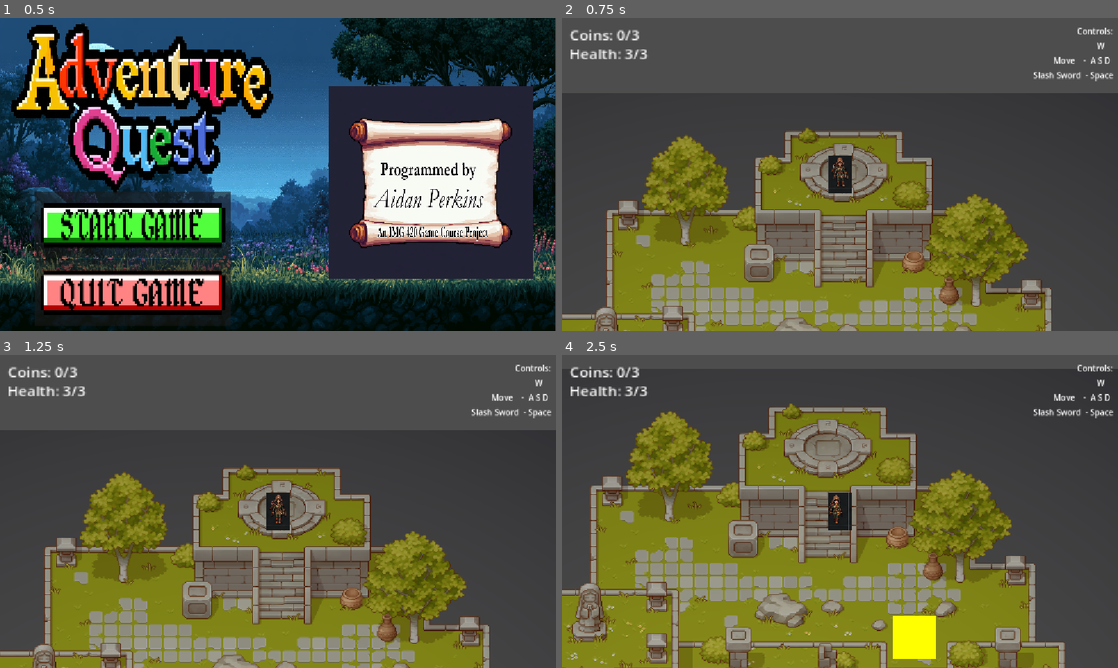
Above: before the commit, frames 1-4 (two rows, left to right).
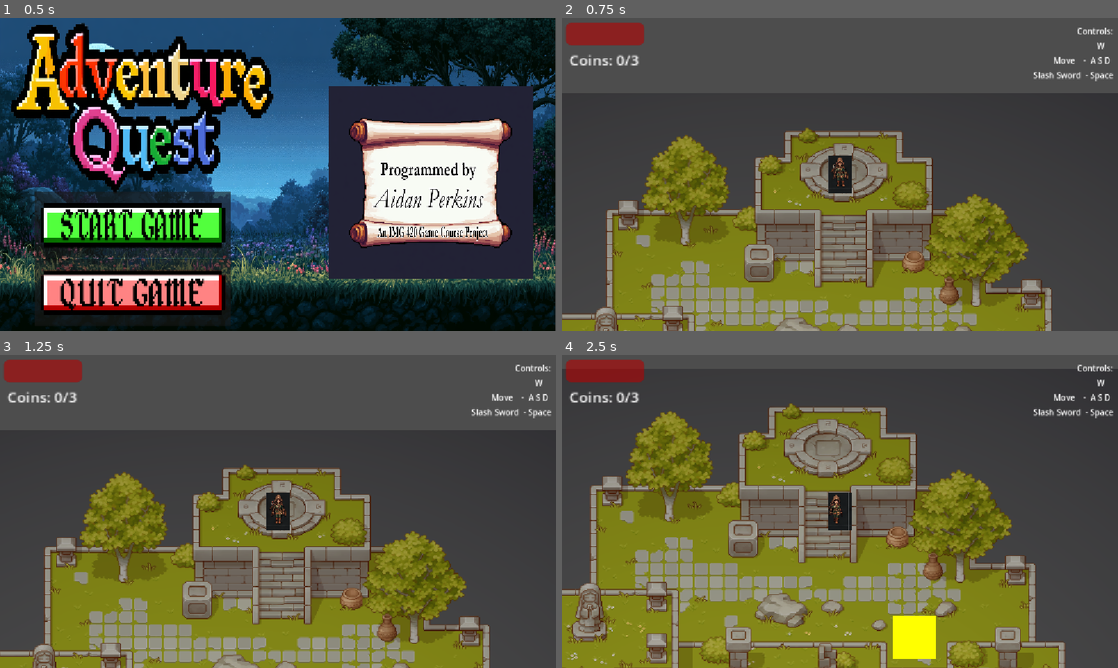
Above: after the commit, the same moments.

Repository: Saurolyn/2DPlatformerFantasyAdventureGame
Game: Godot game, scene res://scenes/MainMenu.tscn
Same seed, same stepped clock (60 frames per second), same inputs: the game is played once before the commit and once after it. Sound files missing from this copy of the repository are replaced by a short silence.
Inputs (mouse positions are in pixels of both pictures, inside the frame that each line leads up to):
- Up to frame 1 (0.5 s): no input
- Up to frame 2 (0.75 s): click (695, 224) at 0.5 s
- Up to frame 3 (1.25 s): no input
- Up to frame 4 (2.5 s): hold D (move_right) 1.28-2.03 s; tap Space (action_attack) at 1.35 s; hold S (move_down) from 2.03 s (still down); tap H (action_hit) at 2.1 s

Frame 1 is identical in both runs. In frame 2, 1.4% of the frame differs, in the area x 0-16%, y 1-16%; in frame 3, 1.4%; in frame 4, 1.5%.

Commit message:
Add files via upload

Diff:
--- a/project.godot
+++ b/project.godot
@@ -22,6 +22,10 @@
 
 window/stretch/mode="canvas_items"
 window/stretch/aspect="expand"
+
+[dotnet]
+
+project/assembly_name="2D Top-Down Fantasy Adventure Game"
 
 [input]
 
@@ -66,6 +70,12 @@
 ]
 }
 
+[layer_names]
+
+2d_physics/layer_1="Walls"
+2d_physics/layer_2="Player"
+2d_physics/layer_3="Enemies"
+
 [physics]
 
 3d/physics_engine="Jolt Physics"
--- a/scenes/Coin.tscn
+++ b/scenes/Coin.tscn
@@ -8,6 +8,8 @@
 [sub_resource type="CircleShape2D" id="CircleShape2D_g4v7s"]
 
 [node name="Coin" type="Area2D" unique_id=722444702]
+collision_layer = 0
+collision_mask = 2
 script = ExtResource("1_owubc")
 
 [node name="CoinSpinningAnimation" type="AnimatedSprite2D" parent="." unique_id=2130197507]
--- a/scenes/Enemy.tscn
+++ b/scenes/Enemy.tscn
@@ -1,8 +1,43 @@
 [gd_scene format=3 uid="uid://dpvfbeltkooa8"]
 
 [ext_resource type="Script" uid="uid://dxacrlnsr1vsp" path="res://scripts/Enemy.gd" id="1_3gvst"]
+[ext_resource type="Texture2D" uid="uid://1o00pobd2o48" path="res://assets/art/Fantasy Adventurer_male_Assassin_SpriteSheet.png" id="2_55jtl"]
+
+[sub_resource type="AtlasTexture" id="AtlasTexture_mpr68"]
+atlas = ExtResource("2_55jtl")
+region = Rect2(32, 12, 92, 179)
+
+[sub_resource type="AtlasTexture" id="AtlasTexture_ft8do"]
+atlas = ExtResource("2_55jtl")
+region = Rect2(126, 12, 92, 179)
+
+[sub_resource type="AtlasTexture" id="AtlasTexture_5wwv6"]
+atlas = ExtResource("2_55jtl")
+region = Rect2(220, 12, 92, 179)
+
+[sub_resource type="AtlasTexture" id="AtlasTexture_1vja8"]
+atlas = ExtResource("2_55jtl")
+region = Rect2(314, 12, 92, 179)
 
 [sub_resource type="SpriteFrames" id="SpriteFrames_g4v7s"]
+animations = [{
+"frames": [{
+"duration": 1.0,
+"texture": SubResource("AtlasTexture_mpr68")
+}, {
+"duration": 1.0,
+"texture": SubResource("AtlasTexture_ft8do")
+}, {
+"duration": 1.0,
+"texture": SubResource("AtlasTexture_5wwv6")
+}, {
+"duration": 1.0,
+"texture": SubResource("AtlasTexture_1vja8")
+}],
+"loop": 1,
+"name": &"default",
+"speed": 5.0
+}]
 
 [sub_resource type="RectangleShape2D" id="RectangleShape2D_g4v7s"]
 
@@ -10,11 +45,14 @@
 size = Vector2(34, 40)
 
 [node name="Enemy" type="CharacterBody2D" unique_id=1794879352]
+collision_layer = 2
 script = ExtResource("1_3gvst")
 
 [node name="WalkAnimation" type="AnimatedSprite2D" parent="." unique_id=158702502]
-scale = Vector2(-2.3132358, 1.0194498)
+scale = Vector2(-0.40511575, 0.24904165)
 sprite_frames = SubResource("SpriteFrames_g4v7s")
+frame = 2
+frame_progress = 0.74113035
 
 [node name="ColorRect" type="ColorRect" parent="WalkAnimation" unique_id=527193053]
 offset_left = -7.3490124
--- a/scenes/HUD.tscn
+++ b/scenes/HUD.tscn
@@ -2,16 +2,17 @@
 
 [ext_resource type="Script" uid="uid://ekg22wpfrep2" path="res://scripts/HUD.gd" id="1_k5de2"]
 [ext_resource type="Script" uid="uid://ceficjcx34oqw" path="res://scripts/MainMenu.gd" id="2_fls4u"]
+[ext_resource type="Script" uid="uid://c5wqbup48l0dx" path="res://scripts/health_bar.gd" id="3_1etfg"]
 
 [node name="HUD" type="CanvasLayer" unique_id=1628653138]
 process_mode = 3
 script = ExtResource("1_k5de2")
 
 [node name="CoinText" type="Label" parent="." unique_id=222648593]
-offset_left = 16.0
-offset_top = 15.0
-offset_right = 92.0
-offset_bottom = 38.0
+offset_left = 15.0
+offset_top = 67.00001
+offset_right = 91.0
+offset_bottom = 90.000015
 scale = Vector2(1.906067, 1.7172785)
 text = "Coins: 0/3"
 
@@ -52,12 +53,15 @@
 Slash Sword  - Space"
 horizontal_alignment = 2
 
-[node name="HealthText" type="Label" parent="." unique_id=1944595014]
-offset_left = 15.0
-offset_top = 53.999996
-offset_right = 91.0
-offset_bottom = 77.0
+[node name="HealthBar" type="ProgressBar" parent="." unique_id=1252816754]
+modulate = Color(1, 0, 0, 1)
+offset_left = 8.0
+offset_top = 10.000004
+offset_right = 93.0
+offset_bottom = 37.000008
 scale = Vector2(1.906067, 1.7172785)
-text = "Health: 3/3"
+max_value = 3.0
+show_percentage = false
+script = ExtResource("3_1etfg")
 
 [connection signal="pressed" from="GameOverPanel/RestartButton" to="." method="_on_restart_button_pressed"]
--- a/scenes/Level.tscn
+++ b/scenes/Level.tscn
@@ -1,13 +1,13 @@
 [gd_scene format=3 uid="uid://c0xvdkhnoyyni"]
 
 [ext_resource type="AudioStream" uid="uid://bcemywdiyo7ko" path="res://assets/AUDIO/Game_Music_01.mp3" id="1_4qegb"]
-[ext_resource type="Script" uid="uid://c4ouc3shhaykc" path="res://scenes/level.gd" id="1_faw0r"]
+[ext_resource type="Script" uid="uid://c4ouc3shhaykc" path="res://scripts/level.gd" id="1_faw0r"]
 [ext_resource type="PackedScene" uid="uid://cnrihinnsd61u" path="res://scenes/Player.tscn" id="1_q4iis"]
 [ext_resource type="PackedScene" uid="uid://csar4mi20ndxg" path="res://scenes/HUD.tscn" id="2_m3clv"]
 [ext_resource type="PackedScene" uid="uid://cevewper3sjva" path="res://scenes/Coin.tscn" id="4_4eo0i"]
-[ext_resource type="PackedScene" uid="uid://dpvfbeltkooa8" path="res://scenes/Enemy.tscn" id="5_86ljf"]
 [ext_resource type="PackedScene" uid="uid://cre8rn4k3bypf" path="res://scenes/platform.tscn" id="5_qifjx"]
 [ext_resource type="Texture2D" uid="uid://dbk5iowkvcfpg" path="res://assets/GRAPHICS/BACKGROUND IMAGES/Scene Overview.png" id="6_dke22"]
+[ext_resource type="PackedScene" uid="uid://cplovbsqmf8q3" path="res://scenes/blob.tscn" id="9_2eouu"]
 
 [node name="Level" type="Node2D" unique_id=1927201722]
 script = ExtResource("1_faw0r")
@@ -22,10 +22,6 @@
 scale = Vector2(0.34899104, 0.34981278)
 
 [node name="HUD" parent="." unique_id=1628653138 instance=ExtResource("2_m3clv")]
-
-[node name="Enemy" parent="." unique_id=1794879352 instance=ExtResource("5_86ljf")]
-position = Vector2(785, 825.00006)
-scale = Vector2(1.0421207, 1.0989274)
 
 [node name="Coin" parent="." unique_id=722444702 instance=ExtResource("4_4eo0i")]
 position = Vector2(735, 278)
@@ -46,12 +42,6 @@
 scale = Vector2(0.7486449, 0.8440625)
 texture = ExtResource("6_dke22")
 
-[node name="Enemy2" parent="." unique_id=702594759 instance=ExtResource("5_86ljf")]
-position = Vector2(505, 393)
-
-[node name="Enemy3" parent="." unique_id=612057590 instance=ExtResource("5_86ljf")]
-position = Vector2(482, 717)
-
 [node name="Platforms" type="Node2D" parent="." unique_id=1165568938]
 
 [node name="Platform" parent="Platforms" unique_id=1746502382 instance=ExtResource("5_qifjx")]
@@ -338,7 +328,7 @@
 scale = Vector2(0.114633344, 1.2742652)
 
 [node name="Platform24" parent="Platforms" unique_id=1282769479 instance=ExtResource("5_qifjx")]
-position = Vector2(942, 1417)
+position = Vector2(940, 1407)
 rotation = 3.1381905
 scale = Vector2(0.10733328, 1.1329967)
 
@@ -377,3 +367,12 @@
 position = Vector2(695.99994, 657)
 rotation = -1.5827076
 scale = Vector2(0.16277257, 0.13630784)
+
+[node name="Blob" parent="." unique_id=1928422409 instance=ExtResource("9_2eouu")]
+position = Vector2(421, 682)
+
+[node name="Blob2" parent="." unique_id=91771796 instance=ExtResource("9_2eouu")]
+position = Vector2(722, 793)
+
+[node name="Blob3" parent="." unique_id=603093264 instance=ExtResource("9_2eouu")]
+position = Vector2(445, 357)
--- a/scenes/Player.tscn
+++ b/scenes/Player.tscn
@@ -2,6 +2,7 @@
 
 [ext_resource type="Script" uid="uid://djuqjjx7a6slk" path="res://scripts/Player.gd" id="1_p0vlq"]
 [ext_resource type="Texture2D" uid="uid://quac3j8ps2wk" path="res://assets/art/Fantasy Adventurer_female_Ranger_SpriteSheet.png" id="2_3li8b"]
+[ext_resource type="Script" uid="uid://c08nishhfn8si" path="res://scripts/damage_area.gd" id="3_3li8b"]
 
 [sub_resource type="AtlasTexture" id="AtlasTexture_3li8b"]
 atlas = ExtResource("2_3li8b")
@@ -1274,7 +1275,10 @@
 
 [sub_resource type="CapsuleShape2D" id="CapsuleShape2D_yf5fn"]
 
-[node name="Player" type="CharacterBody2D" unique_id=511585182]
+[sub_resource type="RectangleShape2D" id="RectangleShape2D_5x4b7"]
+
+[node name="Player" type="CharacterBody2D" unique_id=511585182 groups=["player"]]
+collision_layer = 2
 script = ExtResource("1_p0vlq")
 
 [node name="AnimatedSprite2D" type="AnimatedSprite2D" parent="." unique_id=2035841349]
@@ -1293,3 +1297,14 @@
 [node name="CollisionShape2D" type="CollisionShape2D" parent="Area2D" unique_id=1508774178]
 scale = Vector2(2.09416, 3.3215241)
 shape = SubResource("CapsuleShape2D_yf5fn")
+
+[node name="DamageArea" type="Area2D" parent="." unique_id=15193699]
+light_mask = 0
+scale = Vector2(0.15674941, 0.5072071)
+collision_layer = 0
+collision_mask = 4
+script = ExtResource("3_3li8b")
+
+[node name="CollisionShape2D" type="CollisionShape2D" parent="DamageArea" unique_id=754653285]
+scale = Vector2(28.113398, 14.2892885)
+shape = SubResource("RectangleShape2D_5x4b7")
--- /dev/null
+++ b/scenes/blob.tscn
@@ -0,0 +1,77 @@
+[gd_scene format=3 uid="uid://cplovbsqmf8q3"]
+
+[ext_resource type="Script" uid="uid://bk3dk5kxlxj36" path="res://scripts/blob_ai.gd" id="1_eo8br"]
+[ext_resource type="Texture2D" uid="uid://1o00pobd2o48" path="res://assets/art/Fantasy Adventurer_male_Assassin_SpriteSheet.png" id="2_ngma2"]
+
+[sub_resource type="AtlasTexture" id="AtlasTexture_mpr68"]
+atlas = ExtResource("2_ngma2")
+region = Rect2(32, 12, 92, 179)
+
+[sub_resource type="AtlasTexture" id="AtlasTexture_ft8do"]
+atlas = ExtResource("2_ngma2")
+region = Rect2(126, 12, 92, 179)
+
+[sub_resource type="AtlasTexture" id="AtlasTexture_5wwv6"]
+atlas = ExtResource("2_ngma2")
+region = Rect2(220, 12, 92, 179)
+
+[sub_resource type="AtlasTexture" id="AtlasTexture_1vja8"]
+atlas = ExtResource("2_ngma2")
+region = Rect2(314, 12, 92, 179)
+
+[sub_resource type="SpriteFrames" id="SpriteFrames_17po2"]
+animations = [{
+"frames": [{
+"duration": 1.0,
+"texture": SubResource("AtlasTexture_mpr68")
+}, {
+"duration": 1.0,
+"texture": SubResource("AtlasTexture_ft8do")
+}, {
+"duration": 1.0,
+"texture": SubResource("AtlasTexture_5wwv6")
+}, {
+"duration": 1.0,
+"texture": SubResource("AtlasTexture_1vja8")
+}],
+"loop": 1,
+"name": &"default",
+"speed": 5.0
+}]
+
+[sub_resource type="RectangleShape2D" id="RectangleShape2D_5x4b7"]
+
+[sub_resource type="CircleShape2D" id="CircleShape2D_v4t87"]
+
+[sub_resource type="RectangleShape2D" id="RectangleShape2D_clm6w"]
+
+[node name="Blob" type="CharacterBody2D" unique_id=1928422409 groups=["enemies"]]
+collision_layer = 4
+script = ExtResource("1_eo8br")
+
+[node name="WalkAnimation" type="AnimatedSprite2D" parent="." unique_id=1021820891]
+position = Vector2(61, 33.999996)
+rotation = 3.1415927
+scale = Vector2(0.40511575, -0.24904165)
+sprite_frames = SubResource("SpriteFrames_17po2")
+frame = 3
+frame_progress = 0.15323155
+
+[node name="CollisionShape2D" type="CollisionShape2D" parent="." unique_id=1229623462]
+position = Vector2(60, 34)
+shape = SubResource("RectangleShape2D_5x4b7")
+
+[node name="DetectionArea" type="Area2D" parent="." unique_id=336873362]
+collision_layer = 0
+collision_mask = 2
+
+[node name="CollisionShape2D" type="CollisionShape2D" parent="DetectionArea" unique_id=508972315]
+position = Vector2(64, 31)
+scale = Vector2(8.140401, 7.580299)
+shape = SubResource("CircleShape2D_v4t87")
+
+[node name="EnemyHitbox" type="Area2D" parent="." unique_id=1449978505 groups=["enemies"]]
+
+[node name="CollisionShape2D" type="CollisionShape2D" parent="EnemyHitbox" unique_id=1938177208]
+position = Vector2(61, 35)
+shape = SubResource("RectangleShape2D_clm6w")
--- a/scenes/platform.tscn
+++ b/scenes/platform.tscn
@@ -4,6 +4,7 @@
 
 [node name="Platform" type="StaticBody2D" unique_id=1746502382]
 scale = Vector2(1, 1.0555556)
+collision_mask = 0
 
 [node name="CollisionShape2D" type="CollisionShape2D" parent="." unique_id=1132384372]
 position = Vector2(716, 567.4736)
--- a/scripts/HUD.gd
+++ b/scripts/HUD.gd
@@ -1,7 +1,6 @@
 extends CanvasLayer
 
-@onready var health_label: Label = $HealthText
-
+@onready var health_bar = $HealthBar # Ensure this matches your ProgressBar node name
 func _ready():
 	GameManager.coin_collected.connect(update_coins)
 	GameManager.game_over.connect(show_lose_screen)
@@ -20,8 +19,9 @@
 	$GameOverPanel.show()
 
 func update_health_display(current_health: int):
-	# Displays "Health: 3/3", "Health: 2/3", etc.
-	health_label.text = "Health: " + str(current_health) + "/3"
+	# ProgressBars use numerical values, not text strings
+	if health_bar:
+		health_bar.value = current_health
 
 # Connect the RestartButton's pressed signal here
 func _on_restart_button_pressed():
--- /dev/null
+++ b/scripts/blob_ai.gd
@@ -0,0 +1,71 @@
+extends CharacterBody2D
+
+enum State { IDLE, PATROL, CHASE }
+var current_state: State = State.IDLE
+
+@export var speed: float = 40.0
+@export var chase_speed: float = 80.0
+@export var patrol_distance: float = 120.0
+
+var start_position: Vector2
+var patrol_direction: int = 1
+var player_target: CharacterBody2D = null
+var idle_timer: float = 0.0
+
+@onready var sprite = $WalkAnimation
+@onready var detection_area: Area2D = $DetectionArea
+
+func _ready():
+	start_position = global_position
+	detection_area.body_entered.connect(_on_detection_body_entered)
+	detection_area.body_exited.connect(_on_detection_body_exited)
+
+func _physics_process(delta):
+	match current_state:
+		State.IDLE:
+			velocity = Vector2.ZERO
+			idle_timer -= delta
+			if idle_timer <= 0:
+				current_state = State.PATROL
+
+		State.PATROL:
+			velocity.x = patrol_direction * speed
+			velocity.y = 0
+
+			if sprite:
+				sprite.flip_h = patrol_direction > 0
+
+			if abs(global_position.x - start_position.x) > patrol_distance:
+				patrol_direction *= -1
+				current_state = State.IDLE
+				idle_timer = 2.0
+
+		State.CHASE:
+			if player_target:
+				var distance = global_position.distance_to(player_target.global_position)
+
+				if distance < 15.0:
+					# Stop moving right when close enough to attack/touch
+					velocity = Vector2.ZERO
+				else:
+					# Move directly toward the player cleanly
+					var direction = global_position.direction_to(player_target.global_position)
+					velocity = direction * chase_speed
+
+					if sprite:
+						sprite.flip_h = direction.x > 0
+			else:
+				current_state = State.PATROL
+
+	move_and_slide()
+
+func _on_detection_body_entered(body):
+	if body.is_in_group("player"):
+		player_target = body
+		current_state = State.CHASE
+
+func _on_detection_body_exited(body):
+	if body == player_target:
+		player_target = null
+		start_position = global_position
+		current_state = State.PATROL
--- /dev/null
+++ b/scripts/damage_area.gd
@@ -0,0 +1,12 @@
+extends Area2D
+
+@onready var player = get_parent()
+
+func _ready():
+	body_entered.connect(_on_body_entered)
+
+func _on_body_entered(body):
+	# If the body belongs to the "enemies" group, damage the player
+	if body.is_in_group("enemies"):
+		if player and player.has_method("take_damage"):
+			player.take_authorization_damage if false else player.take_damage(1)
--- /dev/null
+++ b/scripts/health_bar.gd
@@ -0,0 +1,16 @@
+extends ProgressBar
+
+@export var player: CharacterBody2D # Drag and drop your player node here in the Inspector
+
+func _ready() -> void:
+	if player:
+		# Set the bar's maximum value to match the player's starting health
+		max_value = player.max_health
+		value = player.health
+
+		# Connect to the player's custom health_changed signal
+		player.health_changed.connect(_on_player_health_changed)
+
+func _on_player_health_changed(new_health: int) -> void:
+	# Update the ProgressBar value whenever the signal is emitted
+	value = new_health
--- /dev/null
+++ b/scripts/level.gd
@@ -0,0 +1,37 @@
+extends Node2D
+
+@onready var player = $Player
+@onready var hud = $HUD
+@onready var camera = $Player/Camera2D
+
+func _ready():
+	setup_hud_connections()
+#	setup_camera_limits()
+
+## Connects player signals to update the HUD and manage game states
+func setup_hud_connections():
+	if player and hud:
+		# Connect player health changes to HUD text update
+		player.health_changed.connect(hud.update_health_display)
+
+		# Set initial HUD values at game start
+		hud.update_health_display(player.health)
+
+## Dynamically calculates camera limits based on the CameraBounds collision box - We'll get this to work later
+#func setup_camera_limits():
+#	if not bounds_shape or not camera:
+#		print("Warning: CameraBounds or Camera2D missing. Camera limits skipped.")
+#		return
+#
+#	var rect_shape = bounds_shape.shape as RectangleShape2D
+#	if not rect_shape:
+#		return
+
+#	var rect_size = rect_shape.size
+#	var rect_pos = bounds_shape.global_position
+
+	# Calculate the 4 boundaries of the collision rectangle
+#	camera.limit_left = int(rect_pos.x - (rect_size.x / 2))
+#	camera.limit_right = int(rect_pos.x + (rect_size.x / 2))
+#	camera.limit_top = int(rect_pos.y - (rect_size.y / 2))
+#	camera.limit_bottom = int(rect_pos.y + (rect_size.y / 2))
Binary file added: assets/art/Fantasy Adventurer_male_Assassin_SpriteSheet.png
Not shown, added: assets/art/Fantasy Adventurer_male_Assassin_SpriteSheet.png.import
Not shown, added: scripts/blob_ai.gd.uid
Not shown, added: scripts/damage_area.gd.uid
Not shown, added: scripts/health_bar.gd.uid
Not shown, added: scripts/level.gd.uid
Not shown, added: scenes/HUD.tscn3652543539.tmp
Not shown, added: scenes/HUD.tscn3672192826.tmp
